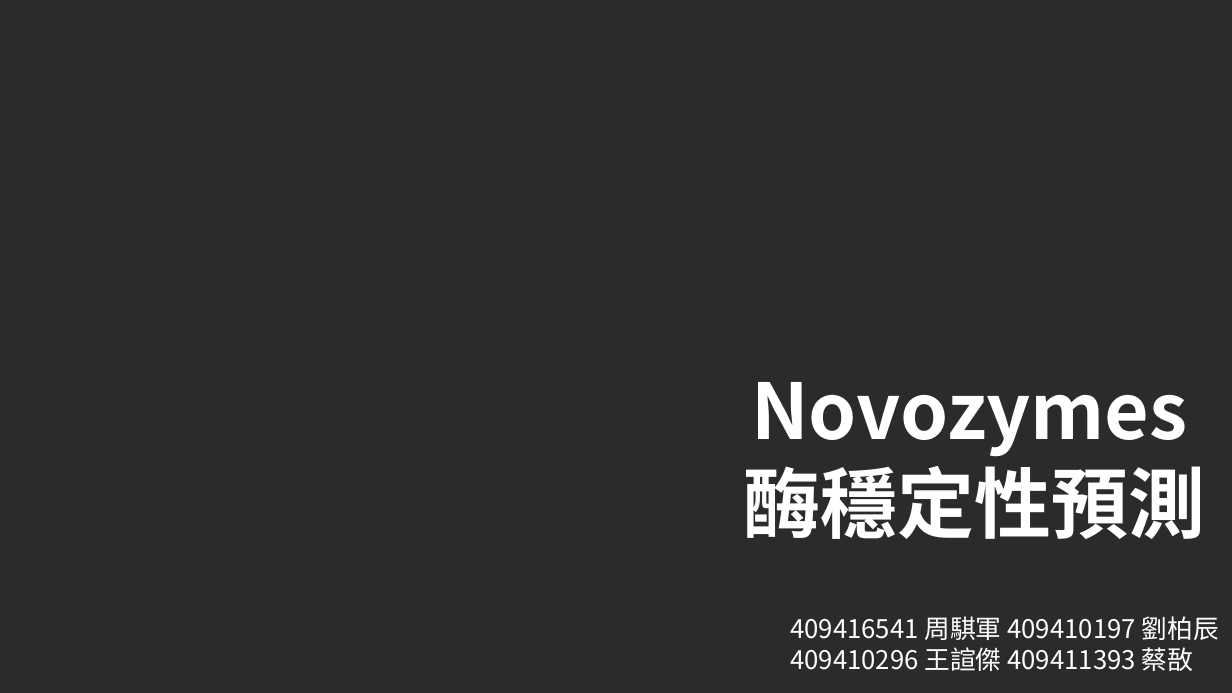
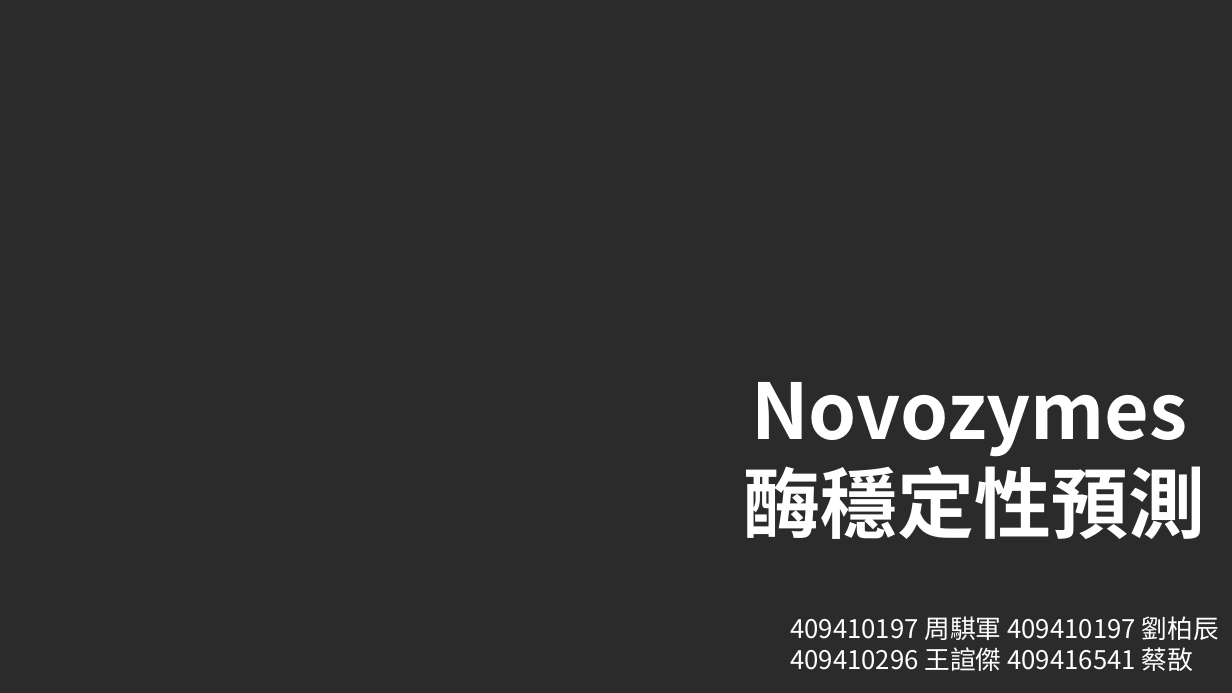
Before and after one commit to yuyi0522/-, a slide deck: slide 1 of 酶.pptx. Drawn at 1232x693 pixels with LibreOffice and Linux fonts; fonts in the diff are those of the drawing; background and template pictures are left out; a plain dark background stands for a picture behind light text. Boxes give left, top, right and bottom in pixels: in the first picture for what was removed or moved away, otherwise in the second. Text is boxed around its words. In the diff, an @@ line names an element or a change of style, - is before the commit and + after.

```diff
--- a/酶.pptx
+++ b/酶.pptx
@@ text at [790, 616, 1219, 671]: text changed @@
-409416541 周騏軍 409410197 劉柏辰
-409410296 王諠傑 409411393 蔡敔
+409410197 周騏軍 409410197 劉柏辰
+409410296 王諠傑 409416541 蔡敔
```
Also in this commit, not shown: 2 other slides changed.
